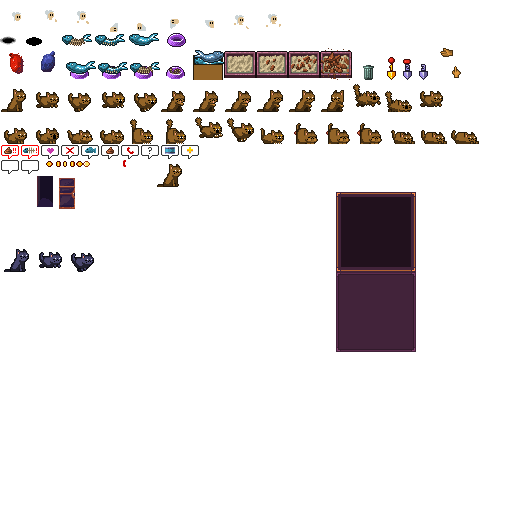
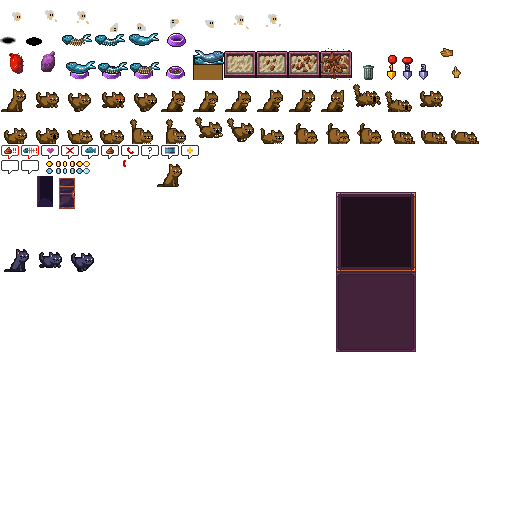
Before/after of a (512, 512) layered artwork. What changed in the layer stack:
painted on "tiles" over left=41, top=51, right=413, bottom=174
